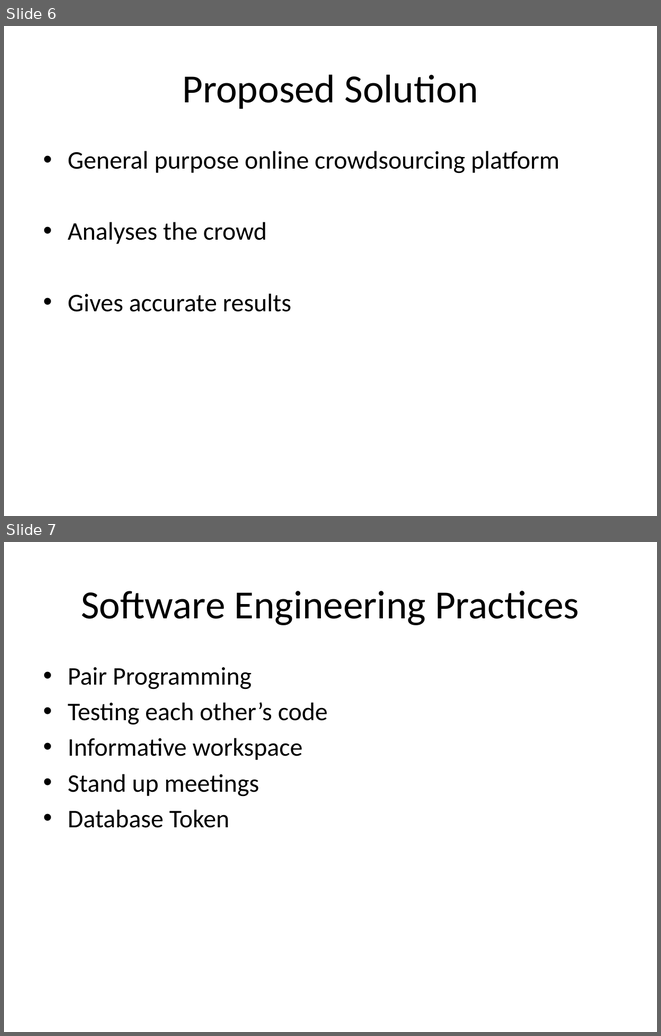
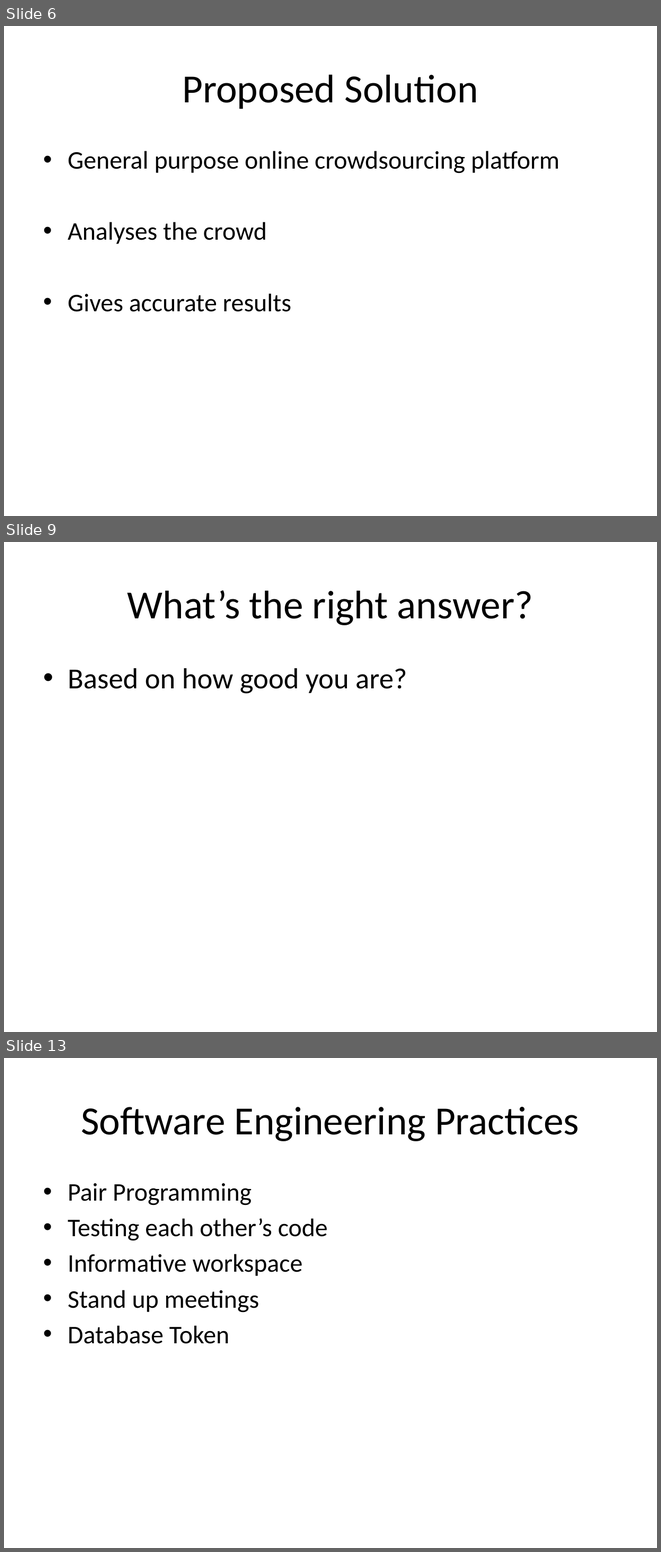
Before and after one commit to giovannic/crowdtrust, a slide deck: presentation/CrowdTrust .pptx. Shown one above the other, each under a label of ours: slides 6 and 7 before the commit, slides 6, 9 and 13 after it; the slides between them are not shown. The pictures are 661x1036 and 661x1552 pixels, drawn with LibreOffice and Linux fonts; fonts in the diff are those of the drawing; background and template pictures are left out. Boxes give left, top, right and bottom in pixels: in the first picture for what was removed or moved away, otherwise in the second. Text is boxed around its words. In the diff, an @@ line names an element or a change of style, - is before the commit and + after.

```diff
--- a/presentation/CrowdTrust .pptx
+++ b/presentation/CrowdTrust .pptx
@@ slide 9 added at (x1=4, y1=542, x2=657, y2=1032), background picture (left out) @@
@@ title added at (x1=127, y1=590, x2=533, y2=625), 44 pt, text #000000 @@
+What’s the right answer?
@@ text added at (x1=68, y1=668, x2=407, y2=694), 32 pt, text #000000 @@
+• Based on how good you are?
@@ what was slide 7 is now slide 13 @@
```
Also in this commit, not shown: 1 slide changed, 5 other slides added.
